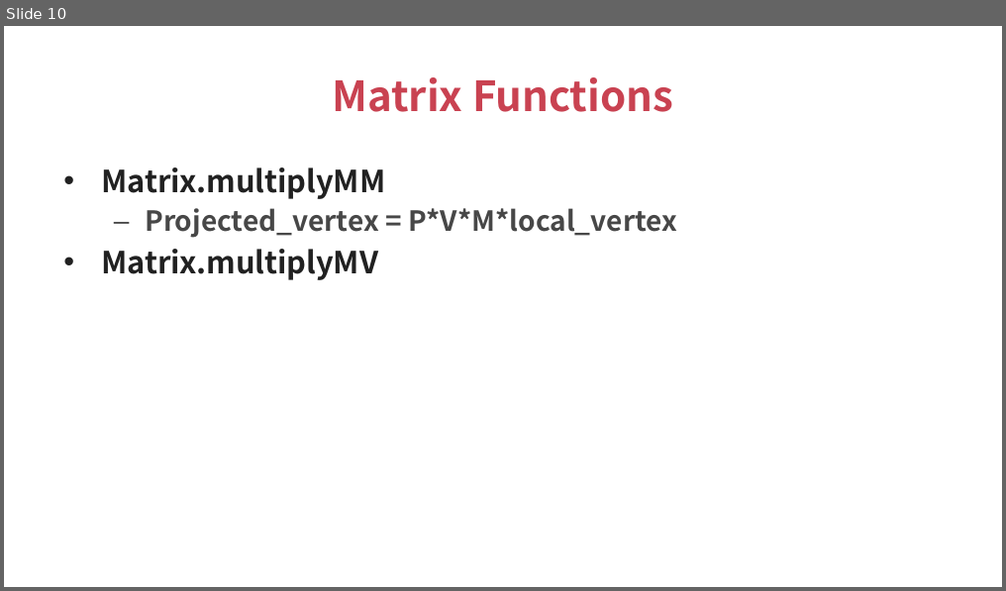
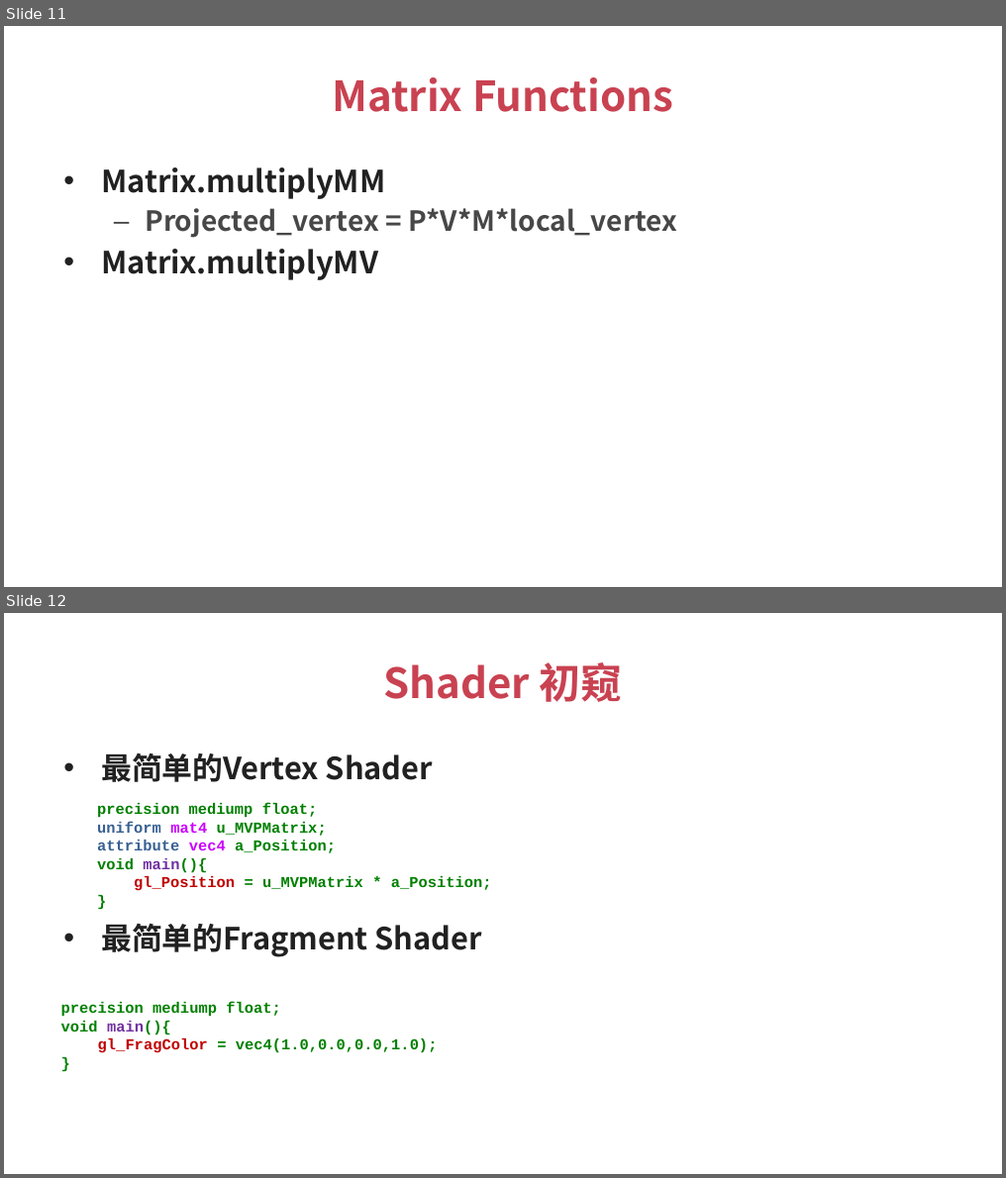
Before and after one commit to talentzxf/LearningAndroid, a slide deck: PPT/OpenGLTutorial_2.pptx. Shown one above the other, each under a label of ours: slide 10 before the commit, slides 11 and 12 after it. The pictures are 1006x591 and 1006x1178 pixels, drawn with LibreOffice and Linux fonts; fonts in the diff are those of the drawing. Boxes give left, top, right and bottom in pixels: in the first picture for what was removed or moved away, otherwise in the second. Text is boxed around its words. In the diff, an @@ line names an element or a change of style, - is before the commit and + after.

```diff
--- a/PPT/OpenGLTutorial_2.pptx
+++ b/PPT/OpenGLTutorial_2.pptx
@@ slide 12 added at [4,613,1002,1174], background #FFFFFF @@
@@ title added at [383,663,623,702], 30 pt, text #C94251, bold @@
+Shader 初窥
@@ text added at [101,754,482,958], 22 pt, text #212121, bold @@
+• 最简单的Vertex Shader
+• 最简单的Fragment Shader
@@ text added at [97,803,492,891], 11 pt, text #008000, bold @@
+precision mediump float;
+uniform mat4 u_MVPMatrix;
+attribute vec4 a_Position;
+void main(){
+gl_Position = u_MVPMatrix * a_Position;
+}
@@ text added at [61,1002,438,1054], 11 pt, text #008000, bold @@
+precision mediump float;
+void main(){
+gl_FragColor = vec4(1.0,0.0,0.0,1.0);
+}
@@ what was slide 10 is now slide 11 @@
```
Also in this commit, not shown: 2 slides changed, 7 other slides added, 2 slides removed, 2 other files.
